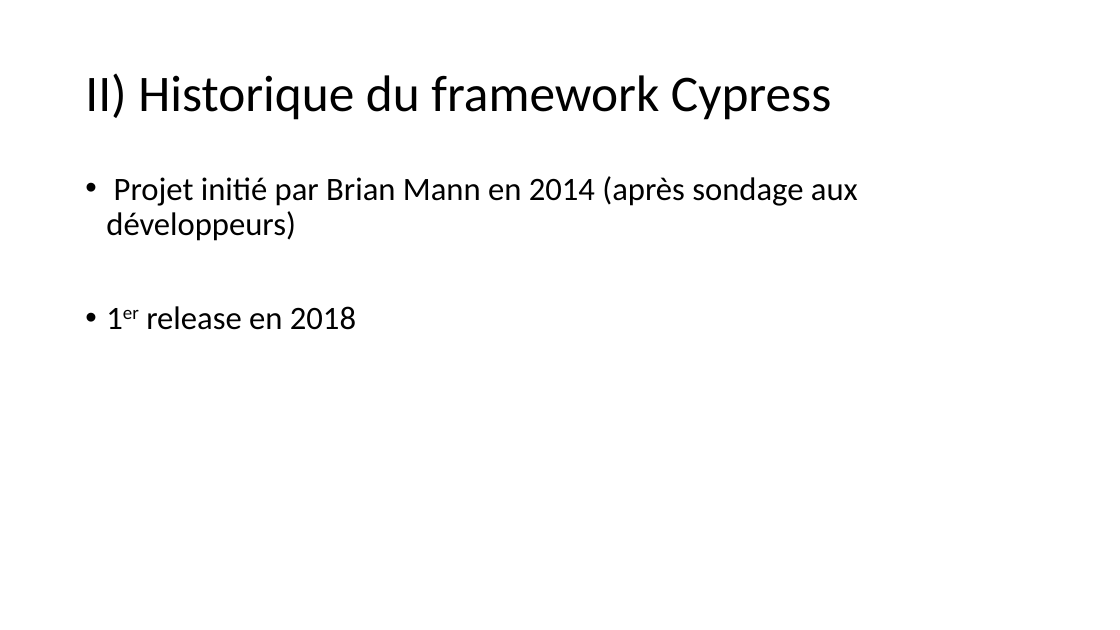
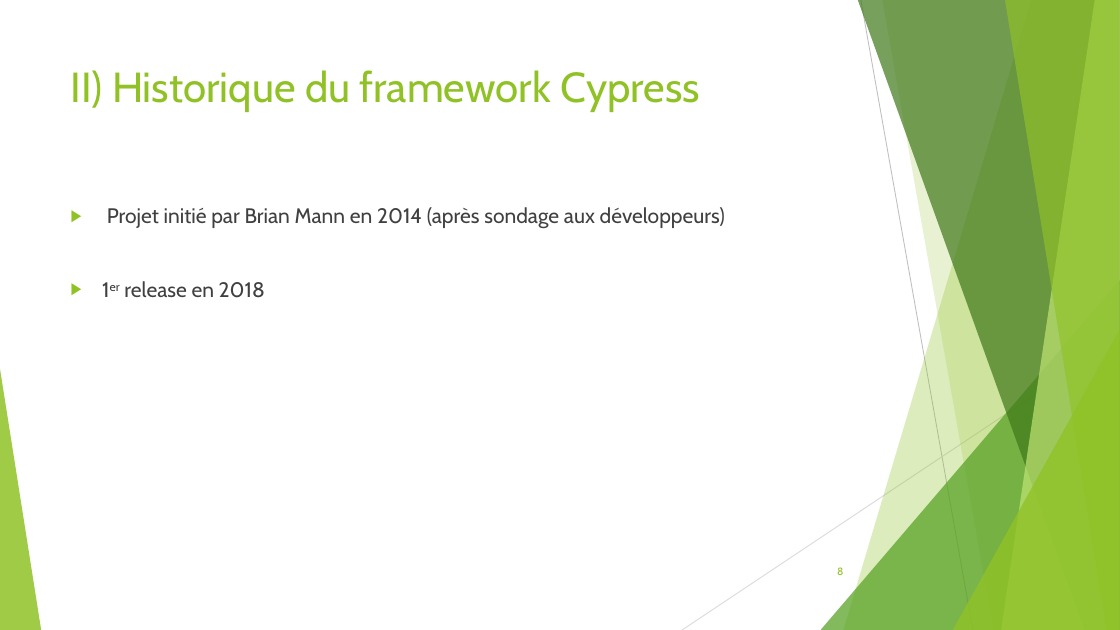
Before and after one commit to seblast312/cypress_youtube, a slide deck: slide 8 of Cypress.pptx (slide 7 before the commit). Drawn at 1120x630 pixels with LibreOffice and Linux fonts; fonts in the diff are those of the drawing. Boxes give left, top, right and bottom in pixels: in the first picture for what was removed or moved away, otherwise in the second. Text is boxed around its words. In the diff, an @@ line names an element or a change of style, - is before the commit and + after.

```diff
--- a/Cypress.pptx
+++ b/Cypress.pptx
@@ title "II) Historique du framework Cypress": place and size @@
-title "II) Historique du framework Cypress" at (85, 74, 831, 120)
+title "II) Historique du framework Cypress" at (71, 70, 699, 112)
@@ title "II) Historique du framework Cypress" at (71, 70, 699, 112): size 44 to 36 pt, font Calibri to Cabin, text colour #000000 to #90C226; line spacing 0.9 to 1; vertical alignment middle to top @@
@@ text "Projet initié par Brian Mann ...": place and size @@
-text "Projet initié par Brian Mann ..." at (106, 176, 858, 330)
+text "Projet initié par Brian Mann ..." at (107, 207, 725, 298)
@@ text "Projet initié par Brian Mann ..." at (107, 207, 725, 298): size 28 to 18 pt, font Calibri to Cabin, text colour #000000 to #404040; bullet • to ▶; line spacing 0.9 to 1 @@
@@ group added at (0, 0, 1120, 630): 5 freeform shapes, 3 triangles, 2 lines @@
@@ page number added at (837, 567, 843, 575), 9 pt, text #90C226 @@
+8
```
Also in this commit, not shown: 17 other slides changed, 4 slides added, 1 slide removed.
